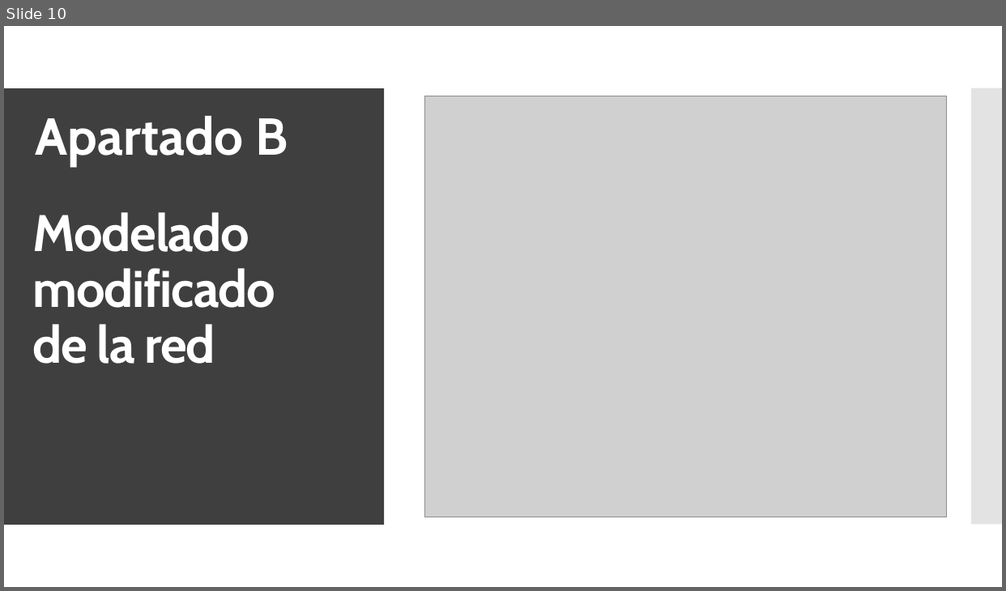
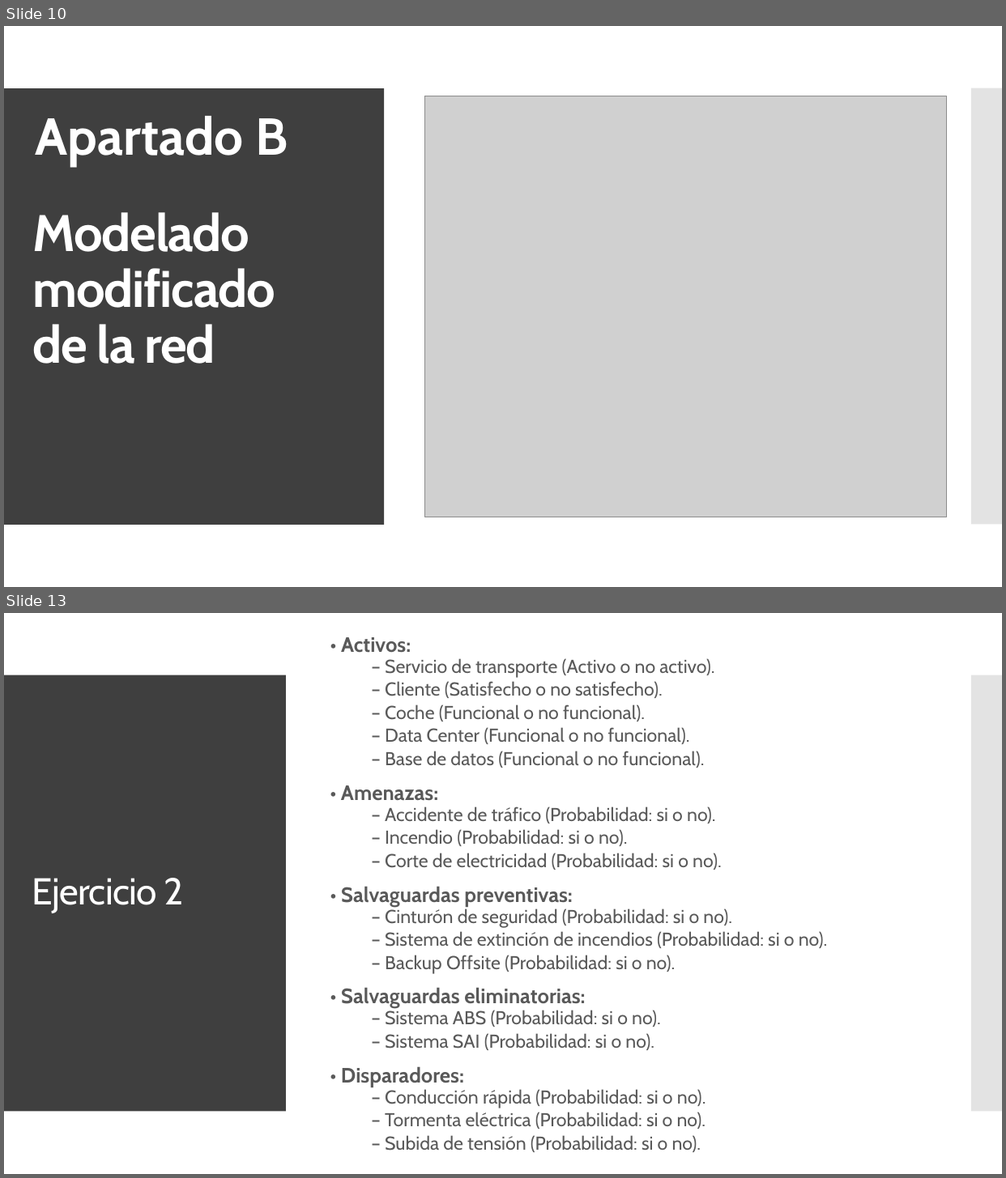
Before and after one commit to Juanfragar/Fiabilidad-y-gestion-de-riesgos, a slide deck: Practica 02/Modelado de riesgos con Hugin Expert.pptx. Shown one above the other, each under a label of ours: slide 10 before the commit, slides 10 and 13 after it; the slides between them are not shown. The pictures are 1006x591 and 1006x1178 pixels, drawn with LibreOffice and Linux fonts; fonts in the diff are those of the drawing; grey boxes stand for pictures. Boxes give left, top, right and bottom in pixels: in the first picture for what was removed or moved away, otherwise in the second. Text is boxed around its words. In the diff, an @@ line names an element or a change of style, - is before the commit and + after.

Commit message:
Presentacion v3

```diff
--- a/Practica 02/Modelado de riesgos con Hugin Expert.pptx
+++ b/Practica 02/Modelado de riesgos con Hugin Expert.pptx
@@ slide 13 added at (4, 613, 1002, 1174), background #FFFFFF; not listed: 2 template elements that a slide beside it also shows @@
@@ text added at (341, 637, 828, 1152), 18 pt, text #595959 @@
+• Activos:
+  – Servicio de transporte (Activo o no activo).
+  – Cliente (Satisfecho o no satisfecho).
+  – Coche (Funcional o no funcional).
+  – Data Center (Funcional o no funcional).
+  – Base de datos (Funcional o no funcional).
+• Amenazas:
+  – Accidente de tráfico (Probabilidad: si o no).
+  – Incendio (Probabilidad: si o no).
+  – Corte de electricidad (Probabilidad: si o no).
+• Salvaguardas preventivas:
+  – Cinturón de seguridad (Probabilidad: si o no).
+  – Sistema de extinción de incendios (Probabilidad: si o no).
+  – Backup Offsite (Probabilidad: si o no).
+• Salvaguardas eliminatorias:
+  – Sistema ABS (Probabilidad: si o no).
+  – Sistema SAI (Probabilidad: si o no).
+• Disparadores:
+  – Conducción rápida (Probabilidad: si o no).
+  – Tormenta eléctrica (Probabilidad: si o no).
+  – Subida de tensión (Probabilidad: si o no).
@@ title added at (32, 878, 184, 914), 36 pt, text #FFFFFF @@
+Ejercicio 2
```
Also in this commit, not shown: 6 other slides added, 1 other file.
